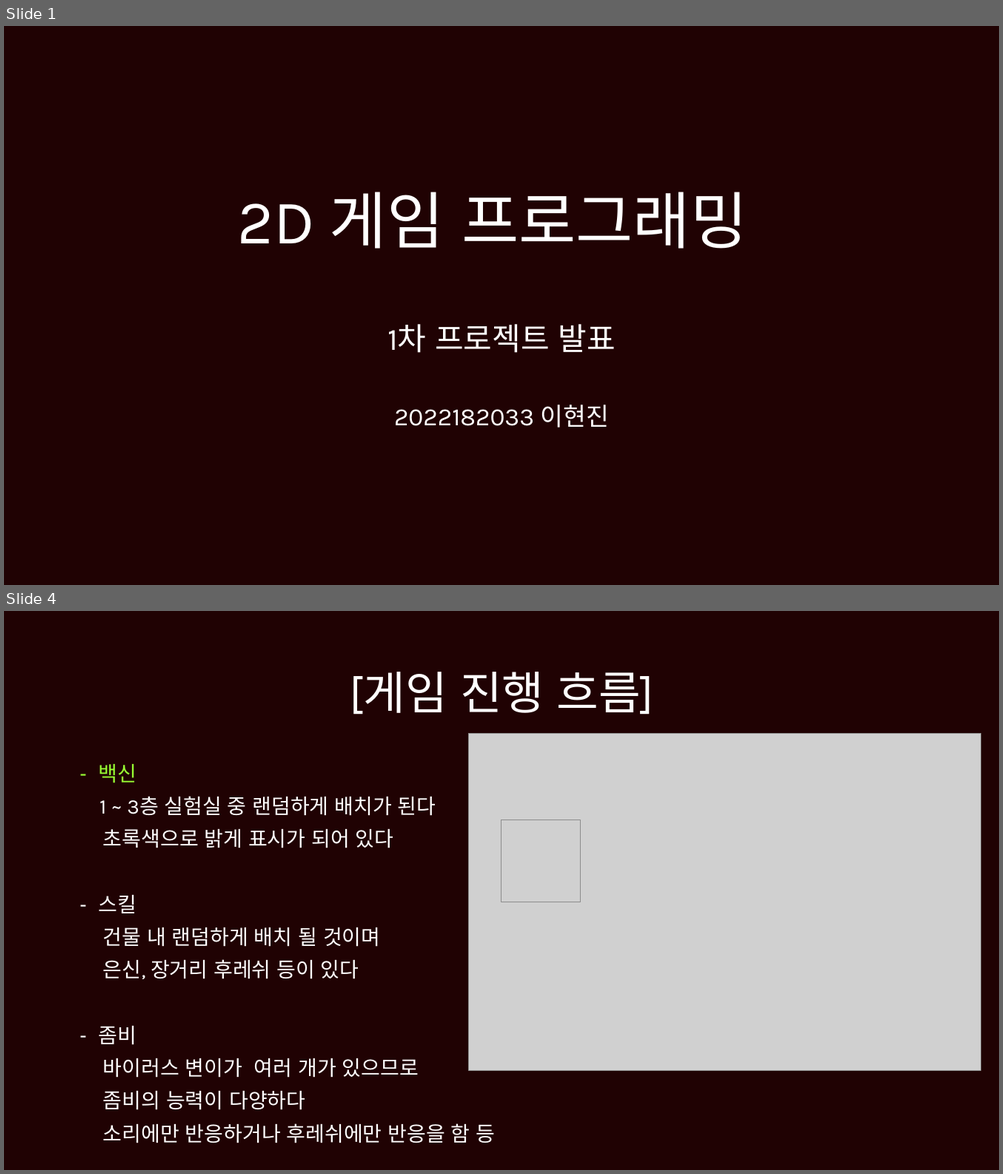
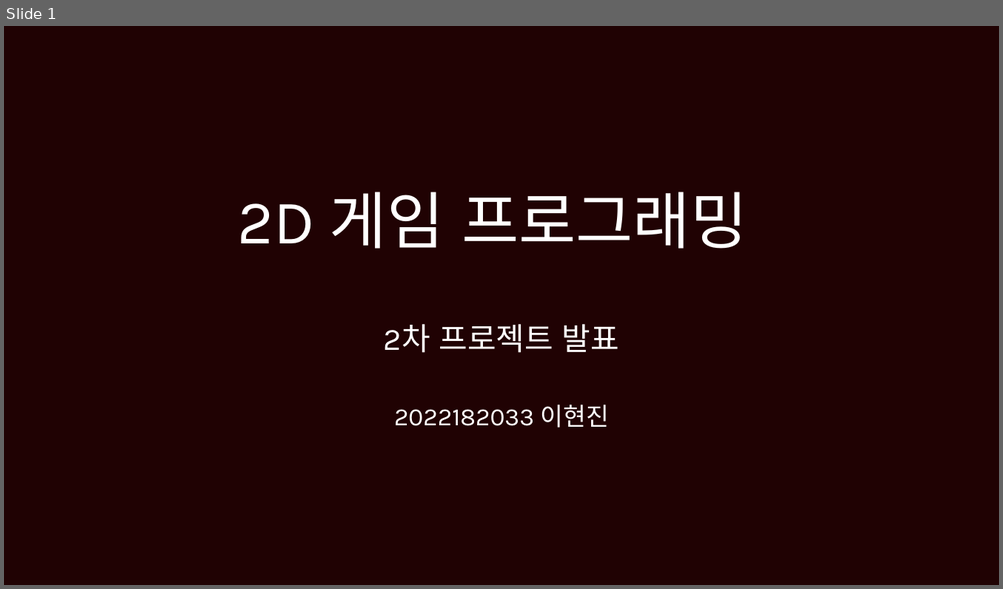
Before and after one commit to brian121612/2DGP-PROJECT, a slide deck: 2022182033_PROJECT_PRESENTATION_2.pptx. Shown one above the other, each under a label of ours: slides 1 and 4 before the commit, slide 1 after it; the slides between them are not shown. The pictures are 1003x1174 and 1003x589 pixels, drawn with LibreOffice and Linux fonts; fonts in the diff are those of the drawing; grey boxes stand for pictures. Boxes give left, top, right and bottom in pixels: in the first picture for what was removed or moved away, otherwise in the second. Text is boxed around its words. In the diff, an @@ line names an element or a change of style, - is before the commit and + after.

```diff
--- a/2022182033_PROJECT_PRESENTATION_2.pptx
+++ b/2022182033_PROJECT_PRESENTATION_2.pptx
@@ slide 4 removed at (4, 611, 999, 1170), background #200203 @@
@@ title removed at (349, 672, 654, 715) @@
-[게임 진행 흐름]
@@ picture removed at (468, 733, 981, 1071) @@
@@ text removed at (99, 764, 495, 1144) @@
-– 백신
-1 ~ 3층 실험실 중 랜덤하게 배치가 된다
-초록색으로 밝게 표시가 되어 있다
-– 스킬
-건물 내 랜덤하게 배치 될 것이며
-은신, 장거리 후레쉬 등이 있다
-– 좀비
-바이러스 변이가 여러 개가 있으므로
-좀비의 능력이 다양하다
-소리에만 반응하거나 후레쉬에만 반응을 함 등
@@ picture removed at (502, 820, 580, 902) @@
@@ slide 1 changed as well @@
@@ subtitle at (384, 324, 619, 353): text changed @@
-1차 프로젝트 발표
+2차 프로젝트 발표
```
Also in this commit, not shown: 1 other slide changed, 2 other slides removed, 6 other files.
